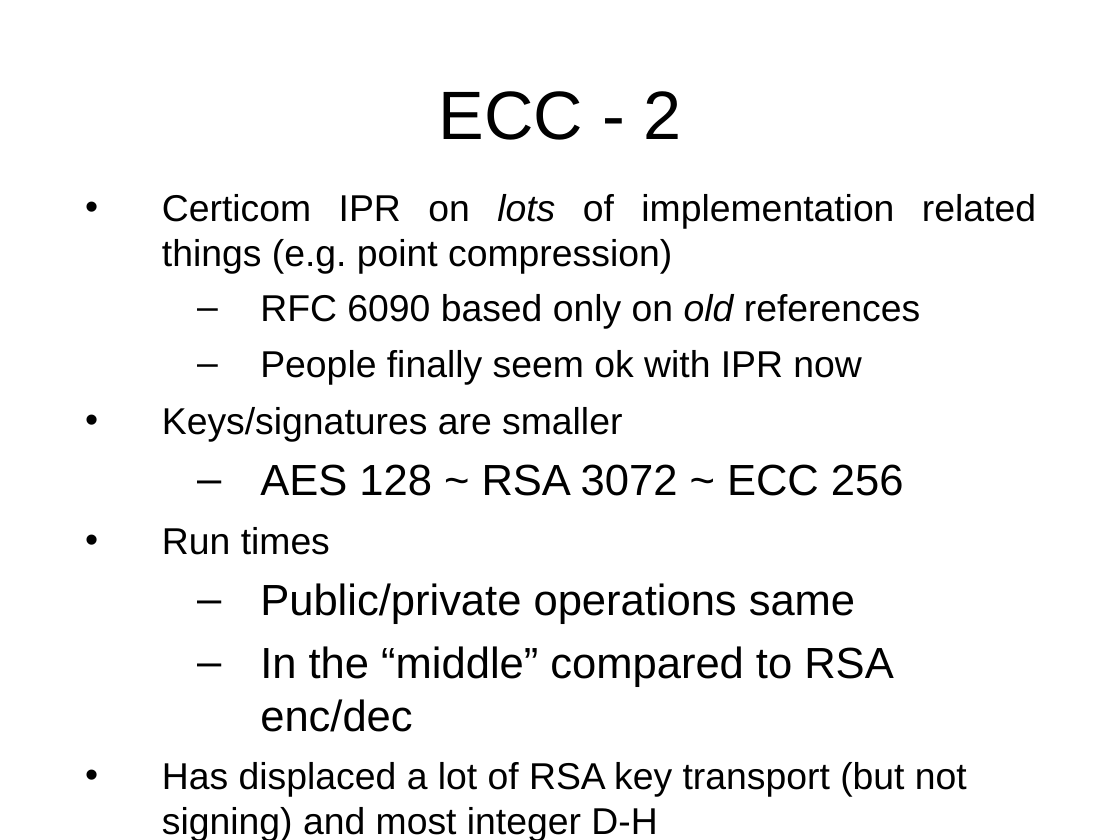
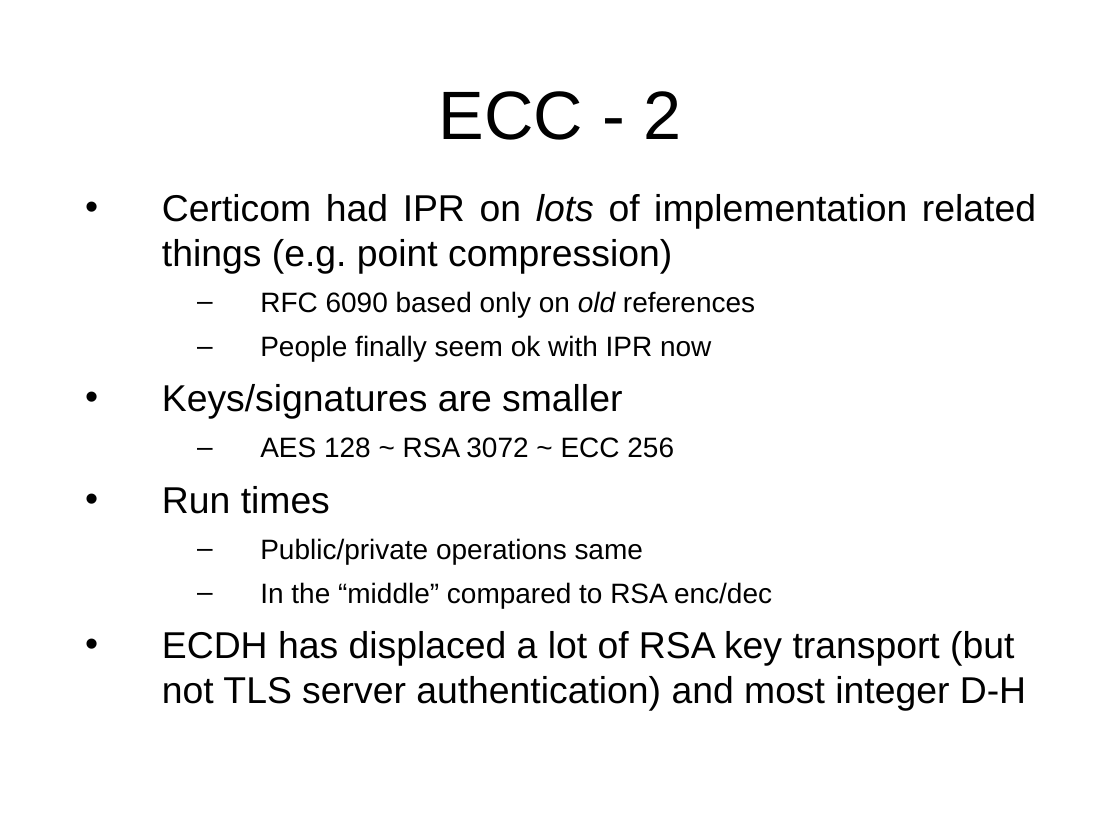
Before and after one commit to sftcd/cs7053, a slide deck: slide 150 of 2022lectures/04-crypto.odp. Drawn at 1120x840 pixels with LibreOffice and Linux fonts; fonts in the diff are those of the drawing. Boxes give left, top, right and bottom in pixels: in the first picture for what was removed or moved away, otherwise in the second. Text is boxed around its words. In the diff, an @@ line names an element or a change of style, - is before the commit and + after.

```diff
--- a/2022lectures/04-crypto.odp
+++ b/2022lectures/04-crypto.odp
@@ text at box(162, 194, 1036, 273): text changed @@
-• Certicom IPR on lots of implementation related things (e.g. point compression)
+• Certicom had IPR on lots of implementation related things (e.g. point compression)
@@ text at box(260, 291, 772, 608): size 24 to 18 pt in "RFC 6090 based only on old references", "People finally seem ok with IPR now"; size 28 to 18 pt in "AES 128 ~ RSA 3072 ~ ECC ...", "Public/private operations same", "In the “middle” compared to RSA enc/dec" @@
@@ text at box(162, 631, 1026, 711): text changed @@
-• Has displaced a lot of RSA key transport (but not signing) and most integer D-H
+• ECDH has displaced a lot of RSA key transport (but not TLS server authentication) and most integer D-H
```
Also in this commit, not shown: 21 other slides changed.
